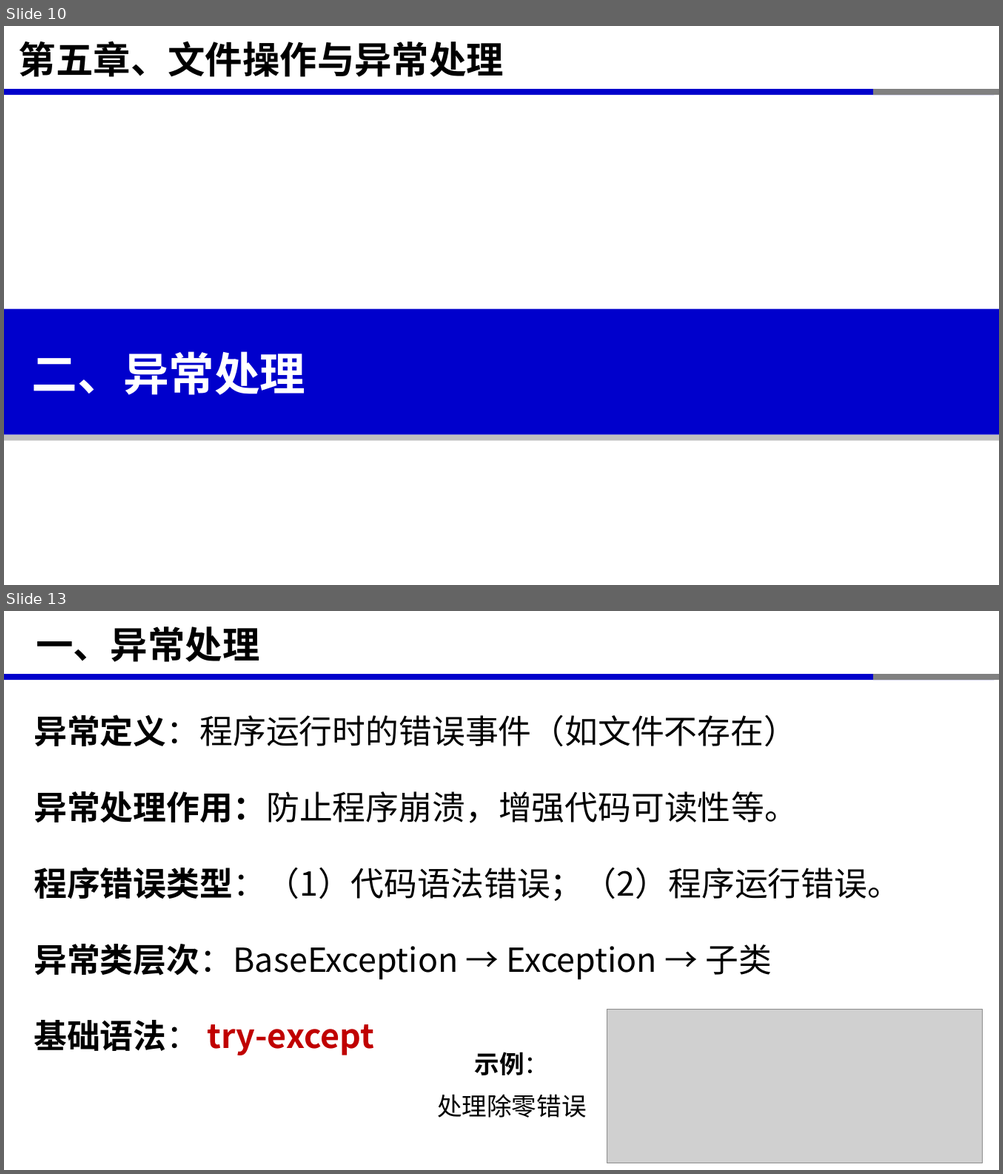
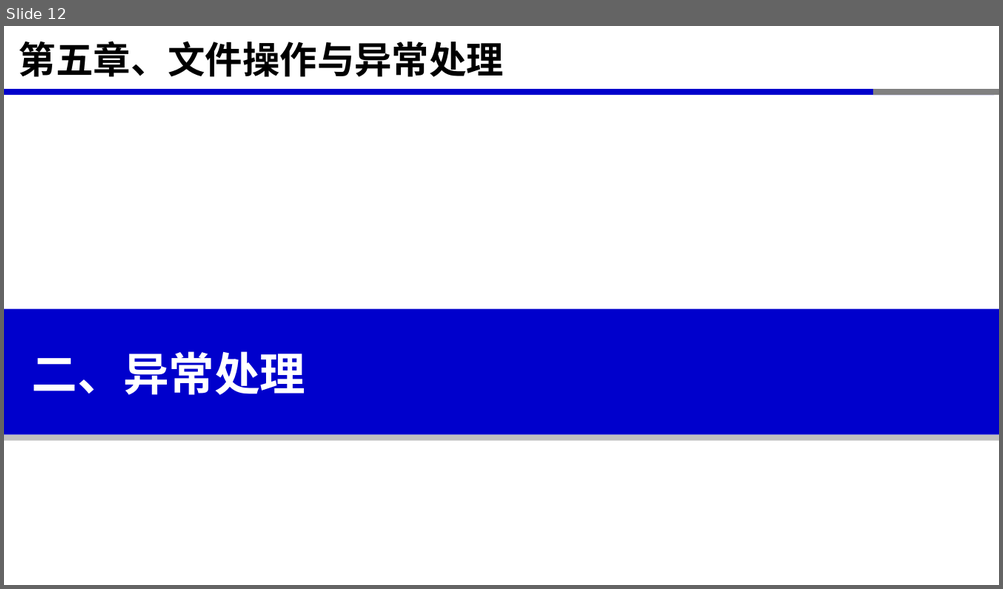
Before and after one commit to xinluo2018/programming-basics, a slide deck: 第5章-文件操作与异常处理/第5章-文件操作与异常处理.pptx. Shown one above the other, each under a label of ours: slides 10 and 13 before the commit, slide 12 after it; the slides between them are not shown. The pictures are 1003x1174 and 1003x589 pixels, drawn with LibreOffice and Linux fonts; fonts in the diff are those of the drawing; grey boxes stand for pictures. Boxes give left, top, right and bottom in pixels: in the first picture for what was removed or moved away, otherwise in the second. Text is boxed around its words. In the diff, an @@ line names an element or a change of style, - is before the commit and + after.

```diff
--- a/第5章-文件操作与异常处理/第5章-文件操作与异常处理.pptx
+++ b/第5章-文件操作与异常处理/第5章-文件操作与异常处理.pptx
@@ slide 13 removed at (x1=4, y1=611, x2=999, y2=1170), background #FFFFFF; not listed: 3 template elements that a slide beside it also shows @@
@@ title removed at (x1=36, y1=627, x2=259, y2=662) @@
-一、异常处理
@@ text removed at (x1=34, y1=715, x2=900, y2=1056) @@
-异常定义：程序运行时的错误事件（如文件不存在）
-异常处理作用：防止程序崩溃，增强代码可读性等。
-程序错误类型：（1）代码语法错误；（2）程序运行错误。
-异常类层次：BaseException → Exception → 子类
-基础语法： try-except
@@ picture removed at (x1=607, y1=1010, x2=982, y2=1164) @@
@@ text removed at (x1=437, y1=1052, x2=586, y2=1118) @@
-示例：
-处理除零错误
@@ what was slide 10 is now slide 12 @@
```
Also in this commit, not shown: 8 slides changed, 5 slides added, 1 other slide removed, 7 other files.
